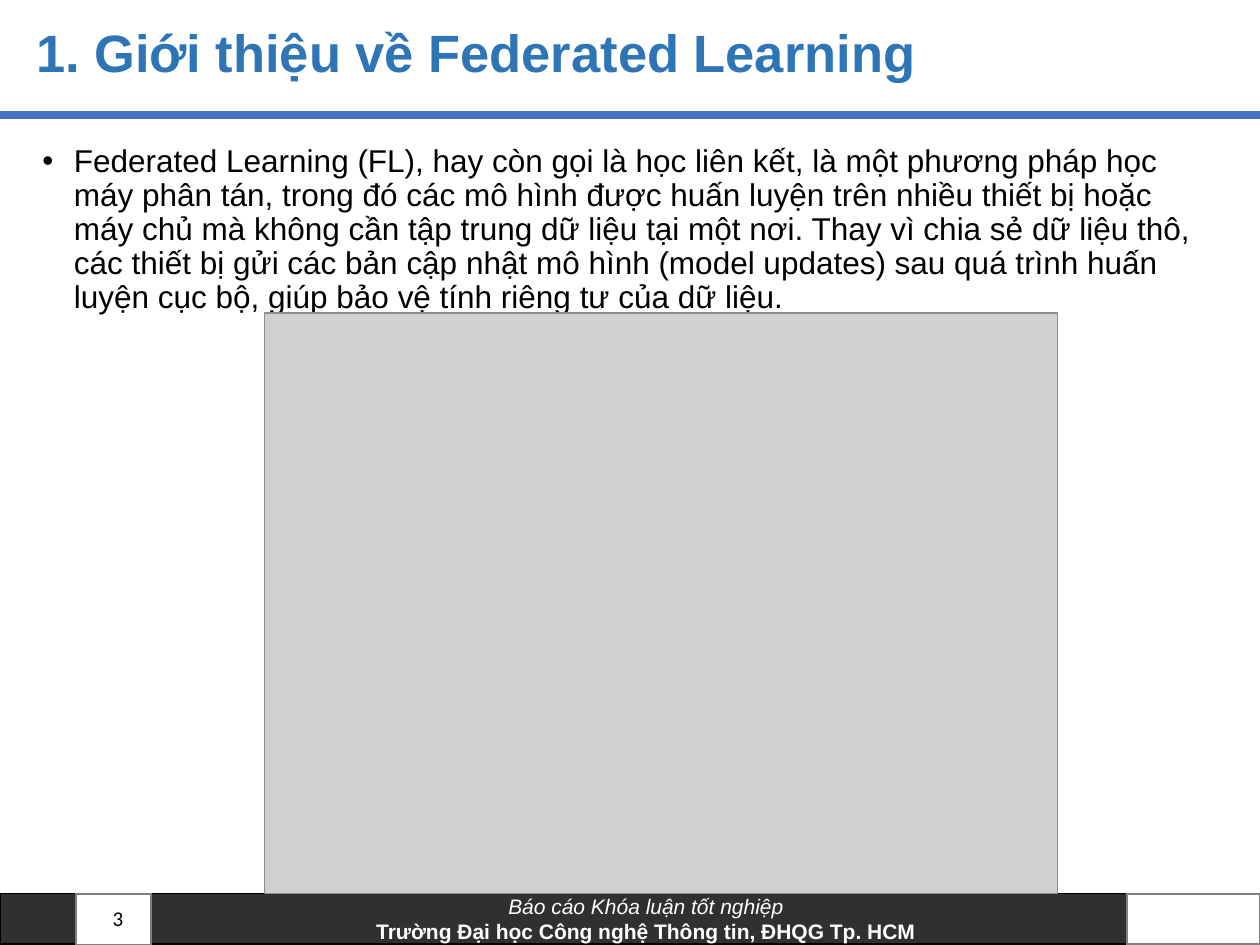
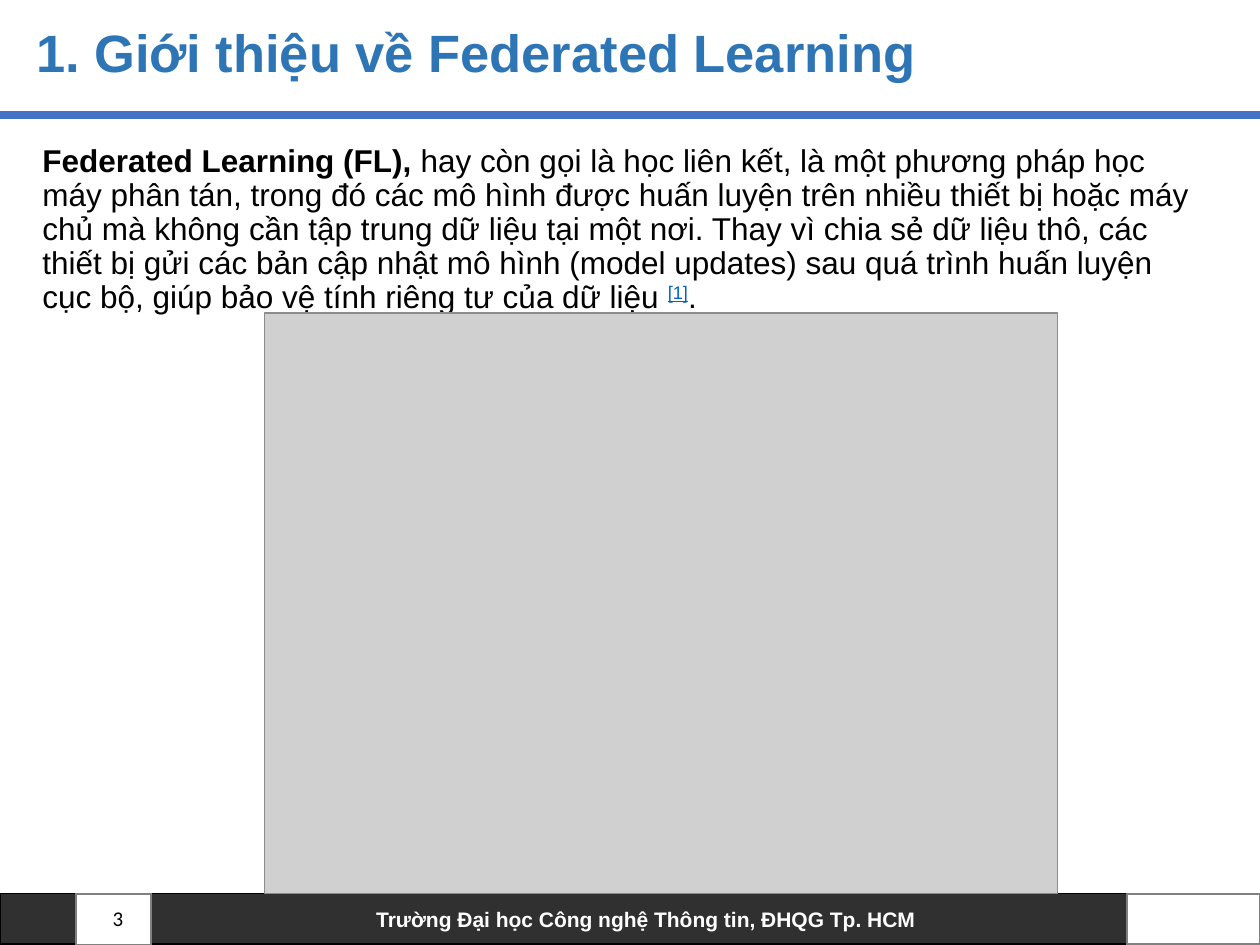
Before and after one commit to truclb/AnToanHeThongTin, a slide deck: slide 3 of FederatedLearning.pptx. Drawn at 1260x945 pixels with LibreOffice and Linux fonts; fonts in the diff are those of the drawing; grey boxes stand for pictures; background and template pictures are left out. Boxes give left, top, right and bottom in pixels: in the first picture for what was removed or moved away, otherwise in the second. Text is boxed around its words. In the diff, an @@ line names an element or a change of style, - is before the commit and + after.

Commit message:
[update][vmqloan] Chỉnh sửa model và thêm reference.

```diff
--- a/FederatedLearning.pptx
+++ b/FederatedLearning.pptx
@@ text at bbox=[42, 147, 1189, 314]: text changed @@
-• Federated Learning (FL), hay còn gọi là học liên kết, là một phương pháp học máy phân tán, trong đó các mô hình được huấn luyện trên nhiều thiết bị hoặc máy chủ mà không cần tập trung dữ liệu tại một nơi. Thay vì chia sẻ dữ liệu thô, các thiết bị gửi các bản cập nhật mô hình (model updates) sau quá trình huấn luyện cục bộ, giúp bảo vệ tính riêng tư của dữ liệu.
+Federated Learning (FL), hay còn gọi là học liên kết, là một phương pháp học máy phân tán, trong đó các mô hình được huấn luyện trên nhiều thiết bị hoặc máy chủ mà không cần tập trung dữ liệu tại một nơi. Thay vì chia sẻ dữ liệu thô, các thiết bị gửi các bản cập nhật mô hình (model updates) sau quá trình huấn luyện cục bộ, giúp bảo vệ tính riêng tư của dữ liệu [1].
@@ text in rectangle at bbox=[508, 898, 783, 919]: paragraph removed @@
-Báo cáo Khóa luận tốt nghiệp
```
Also in this commit, not shown: 11 other slides changed, 3 slides added.
